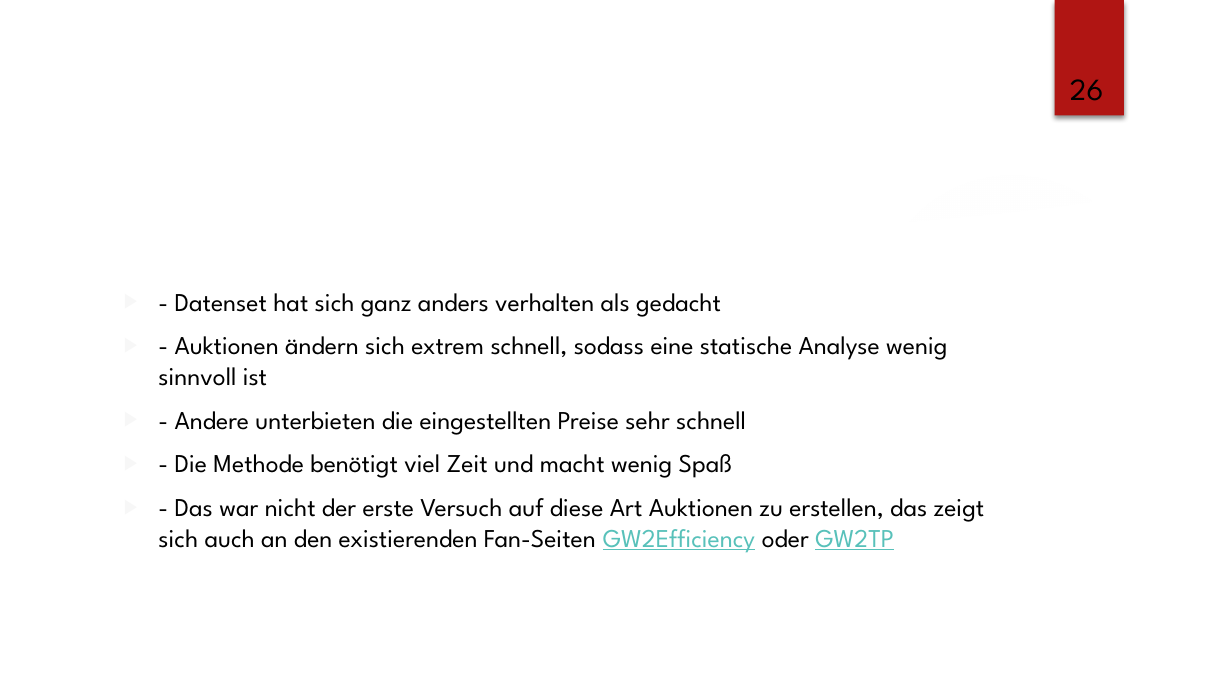
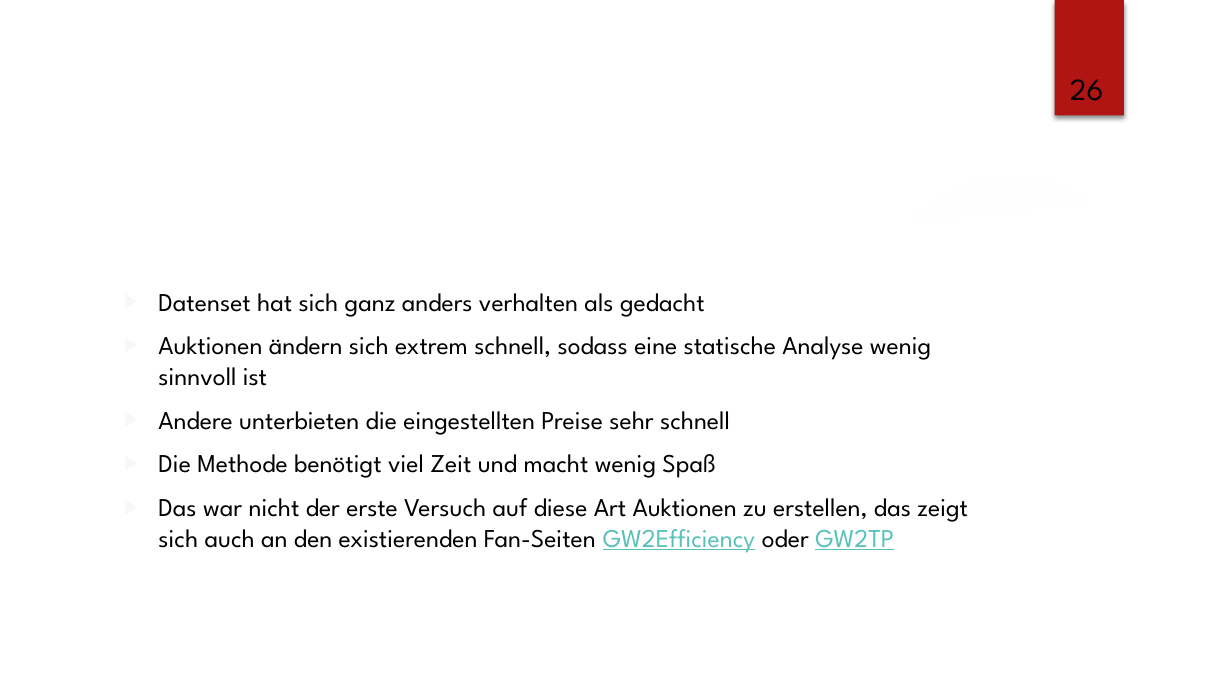
Before and after one commit to lz039/Gw2Trading, a slide deck: slide 26 of reports/presentation_custom_design.pptx. Drawn at 1232x693 pixels with LibreOffice and Linux fonts; fonts in the diff are those of the drawing; background and template pictures are left out. Boxes give left, top, right and bottom in pixels: in the first picture for what was removed or moved away, otherwise in the second. Text is boxed around its words. In the diff, an @@ line names an element or a change of style, - is before the commit and + after.

Commit message:
fixed typos, added some todos

```diff
--- a/reports/presentation_custom_design.pptx
+++ b/reports/presentation_custom_design.pptx
@@ text at box(158, 293, 968, 553): text changed @@
-▶ - Datenset hat sich ganz anders verhalten als gedacht
-▶ - Auktionen ändern sich extrem schnell, sodass eine statische Analyse wenig sinnvoll ist
-▶ - Andere unterbieten die eingestellten Preise sehr schnell
-▶ - Die Methode benötigt viel Zeit und macht wenig Spaß
-▶ - Das war nicht der erste Versuch auf diese Art Auktionen zu erstellen, das zeigt sich auch an den existierenden Fan-Seiten GW2Efficiency oder GW2TP
+▶ Datenset hat sich ganz anders verhalten als gedacht
+▶ Auktionen ändern sich extrem schnell, sodass eine statische Analyse wenig sinnvoll ist
+▶ Andere unterbieten die eingestellten Preise sehr schnell
+▶ Die Methode benötigt viel Zeit und macht wenig Spaß
+▶ Das war nicht der erste Versuch auf diese Art Auktionen zu erstellen, das zeigt sich auch an den existierenden Fan-Seiten GW2Efficiency oder GW2TP
```
Also in this commit, not shown: 9 other slides changed.
